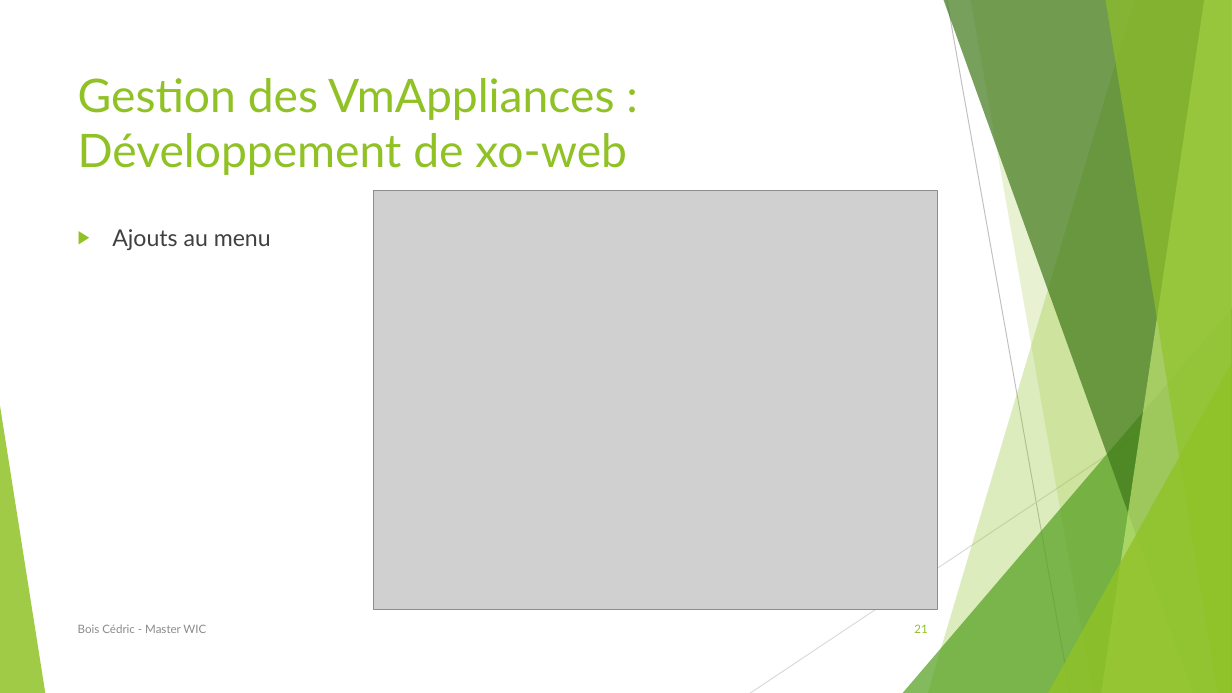
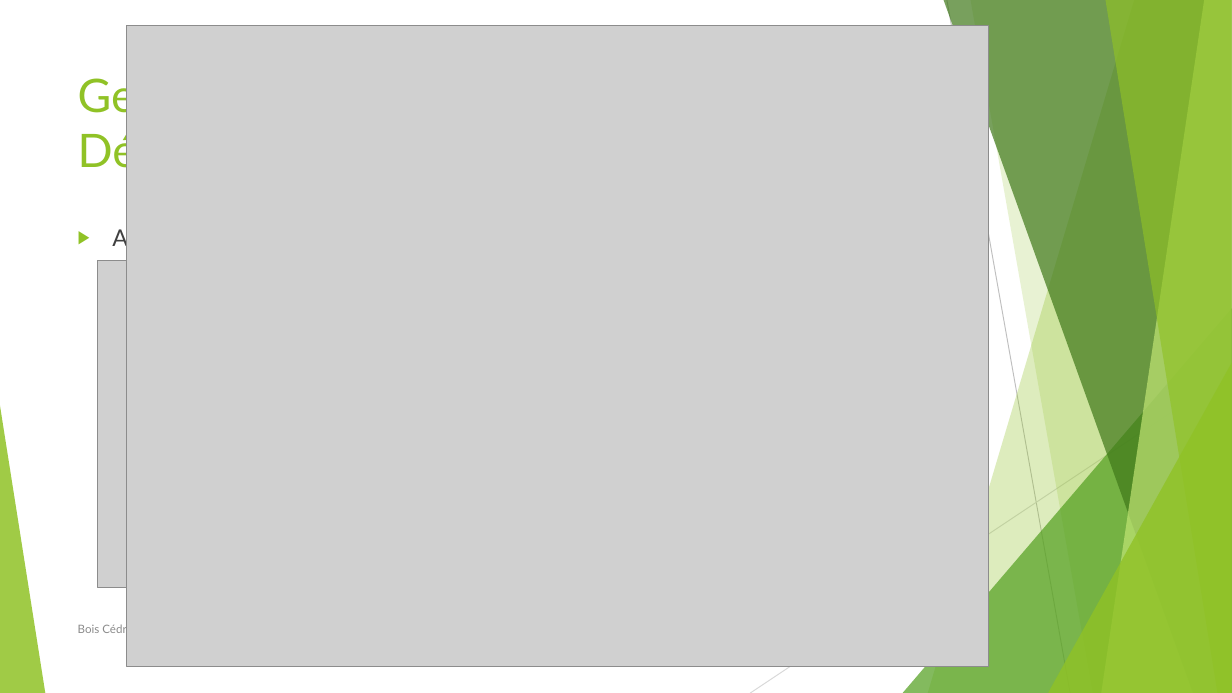
Before and after one commit to BCedric/journalStage, a slide deck: slide 21 of soutenance.pptx. Drawn at 1232x693 pixels with LibreOffice and Linux fonts; fonts in the diff are those of the drawing; grey boxes stand for pictures. Boxes give left, top, right and bottom in pixels: in the first picture for what was removed or moved away, otherwise in the second. Text is boxed around its words. In the diff, an @@ line names an element or a change of style, - is before the commit and + after.

```diff
--- a/soutenance.pptx
+++ b/soutenance.pptx
@@ picture: place and size @@
-picture at (373, 190, 937, 610)
+picture at (127, 26, 989, 666)
@@ picture added at (98, 261, 238, 588) @@
@@ page number removed at (914, 624, 927, 633) @@
-21
```
Also in this commit, not shown: 13 other slides changed, 17 slides added.
